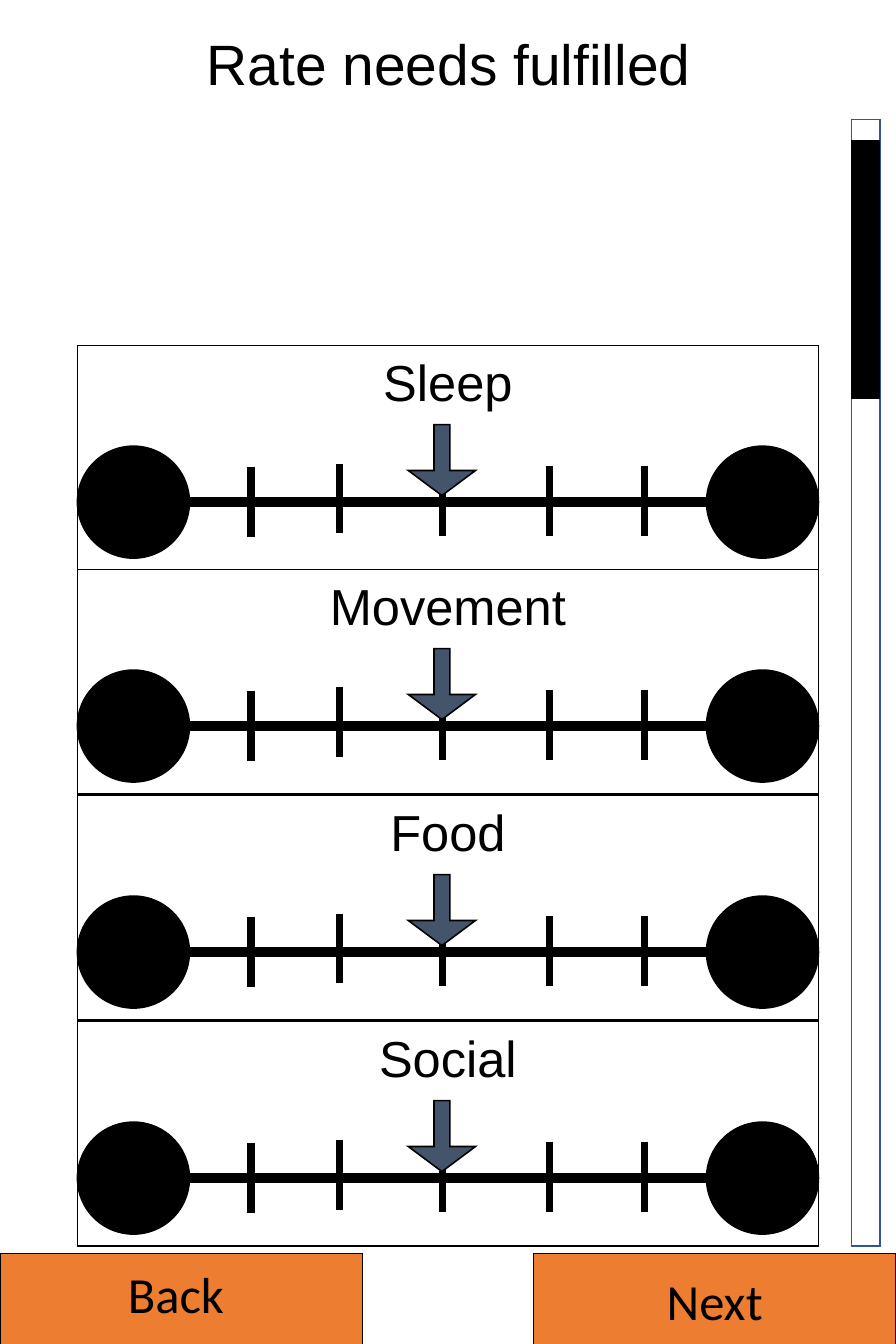
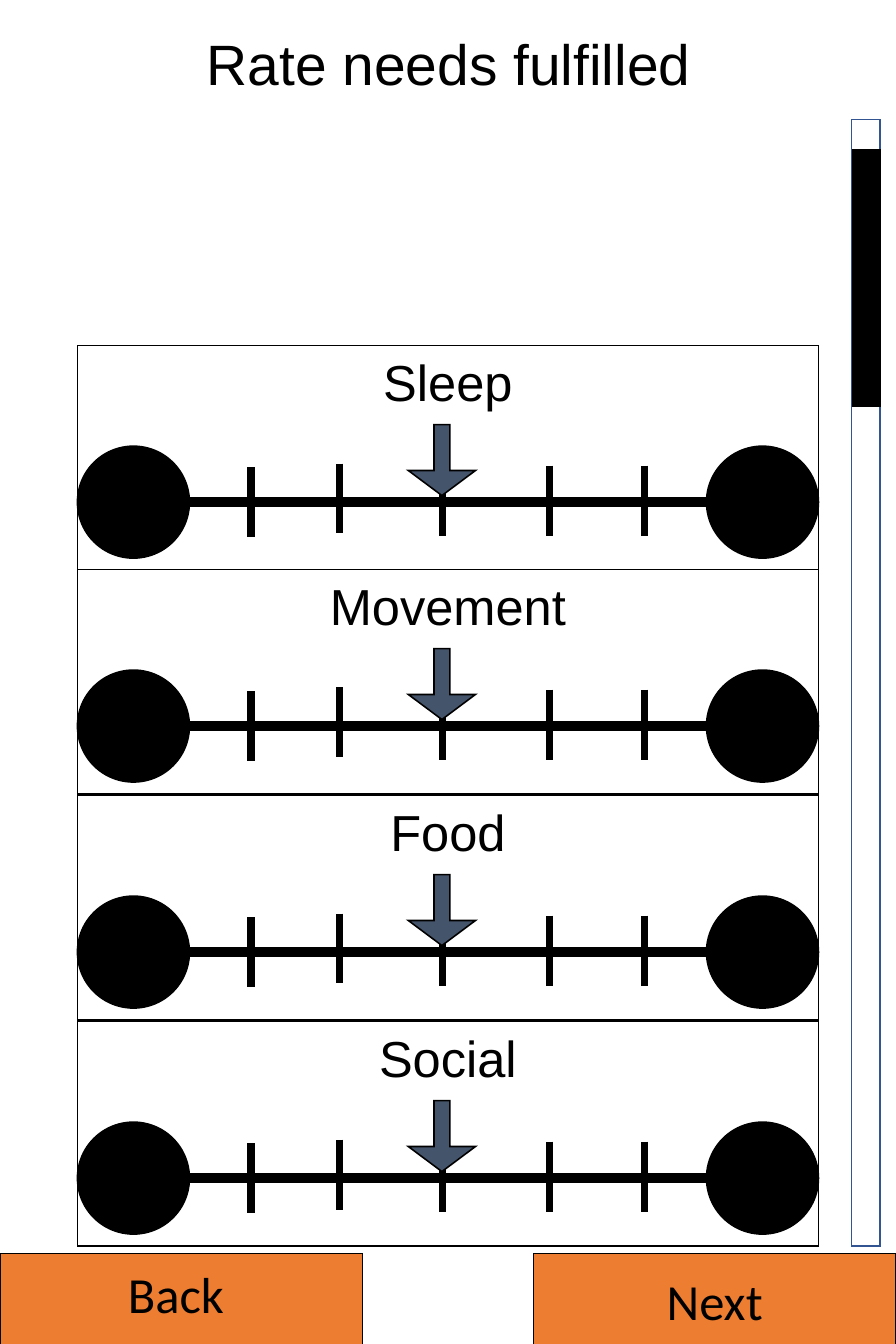
Before and after one commit to RunarReve/MoodTrackingApp, a slide deck: slide 3 of Documents/UI.pptx. Drawn at 896x1344 pixels with LibreOffice and Linux fonts; fonts in the diff are those of the drawing. Boxes give left, top, right and bottom in pixels: in the first picture for what was removed or moved away, otherwise in the second. Text is boxed around its words. In the diff, an @@ line names an element or a change of style, - is before the commit and + after.

```diff
--- a/Documents/UI.pptx
+++ b/Documents/UI.pptx
@@ rectangle moved from (x1=853, y1=141, x2=880, y2=398) to (x1=853, y1=149, x2=880, y2=406) @@
```
Also in this commit, not shown: 8 other files.
